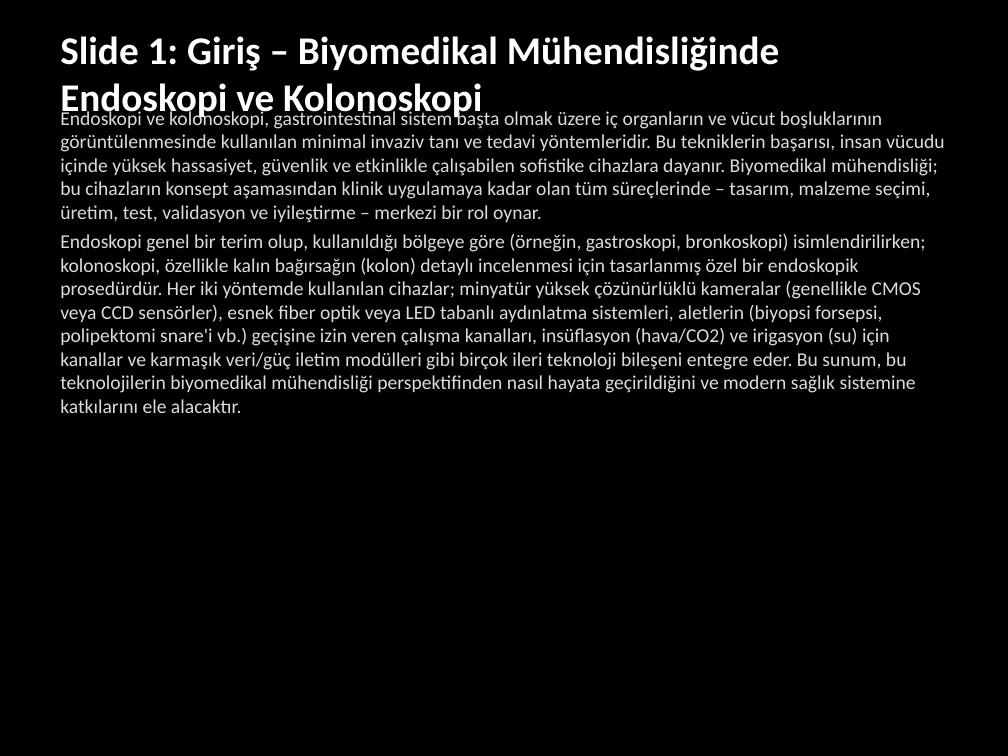
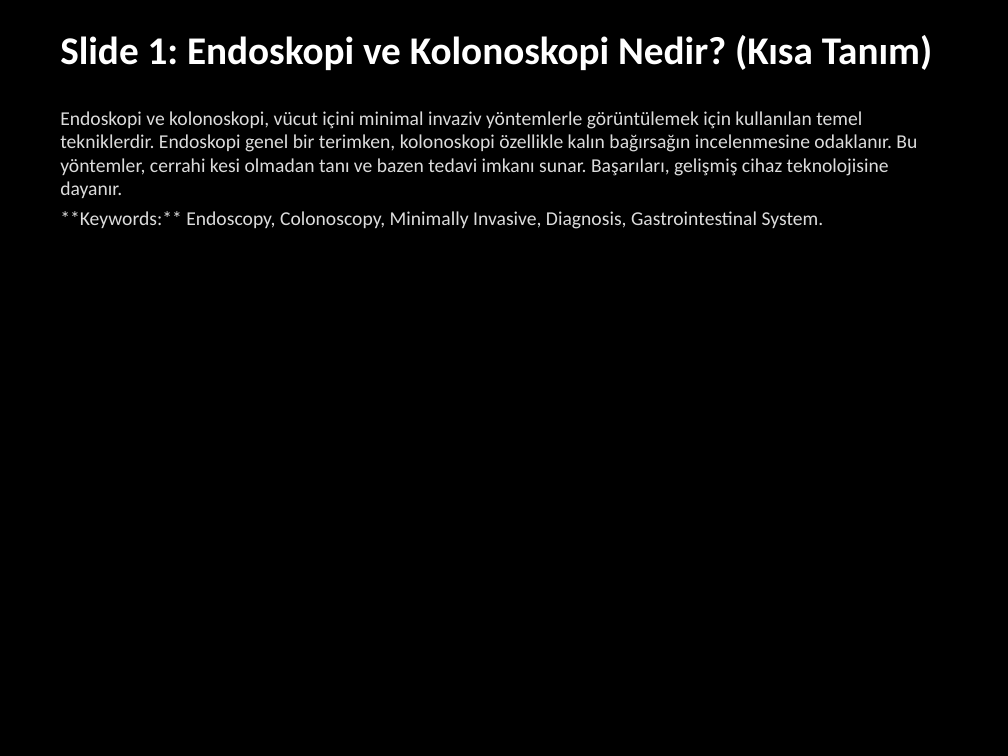
Before and after one commit to abdurrahimagca/tmp-midterm, a slide deck: slide 1 of bmg/biyomedikal_sunum.pptx. Drawn at 1008x756 pixels with LibreOffice and Linux fonts; fonts in the diff are those of the drawing. Boxes give left, top, right and bottom in pixels: in the first picture for what was removed or moved away, otherwise in the second. Text is boxed around its words. In the diff, an @@ line names an element or a change of style, - is before the commit and + after.

Commit message:
feat: Update presentation materials and add comprehensive Q&A section for endoscopy and colonoscopy topics

```diff
--- a/bmg/biyomedikal_sunum.pptx
+++ b/bmg/biyomedikal_sunum.pptx
@@ text at bbox=[60, 35, 932, 70]: text changed @@
-Slide 1: Giriş – Biyomedikal Mühendisliğinde Endoskopi ve Kolonoskopi
+Slide 1: Endoskopi ve Kolonoskopi Nedir? (Kısa Tanım)
@@ text at bbox=[60, 111, 917, 229]: text changed @@
-Endoskopi ve kolonoskopi, gastrointestinal sistem başta olmak üzere iç organların ve vücut boşluklarının görüntülenmesinde kullanılan minimal invaziv tanı ve tedavi yöntemleridir. Bu tekniklerin başarısı, insan vücudu içinde yüksek hassasiyet, güvenlik ve etkinlikle çalışabilen sofistike cihazlara dayanır. Biyomedikal mühendisliği; bu cihazların konsept aşamasından klinik uygulamaya kadar olan tüm süreçlerinde – tasarım, malzeme seçimi, üretim, test, validasyon ve iyileştirme – merkezi bir rol oynar.
-Endoskopi genel bir terim olup, kullanıldığı bölgeye göre (örneğin, gastroskopi, bronkoskopi) isimlendirilirken; kolonoskopi, özellikle kalın bağırsağın (kolon) detaylı incelenmesi için tasarlanmış özel bir endoskopik prosedürdür. Her iki yöntemde kullanılan cihazlar; minyatür yüksek çözünürlüklü kameralar (genellikle CMOS veya CCD sensörler), esnek fiber optik veya LED tabanlı aydınlatma sistemleri, aletlerin (biyopsi forsepsi, polipektomi snare'i vb.) geçişine izin veren çalışma kanalları, insüflasyon (hava/CO2) ve irigasyon (su) için kanallar ve karmaşık veri/güç iletim modülleri gibi birçok ileri teknoloji bileşeni entegre eder. Bu sunum, bu teknolojilerin biyomedikal mühendisliği perspektifinden nasıl hayata geçirildiğini ve modern sağlık sistemine katkılarını ele alacaktır.
+Endoskopi ve kolonoskopi, vücut içini minimal invaziv yöntemlerle görüntülemek için kullanılan temel tekniklerdir. Endoskopi genel bir terimken, kolonoskopi özellikle kalın bağırsağın incelenmesine odaklanır. Bu yöntemler, cerrahi kesi olmadan tanı ve bazen tedavi imkanı sunar. Başarıları, gelişmiş cihaz teknolojisine dayanır.
+**Keywords:** Endoscopy, Colonoscopy, Minimally Invasive, Diagnosis, Gastrointestinal System.
```
Also in this commit, not shown: 8 other slides changed, 9 slides added, 1 slide removed, 3 other files.
